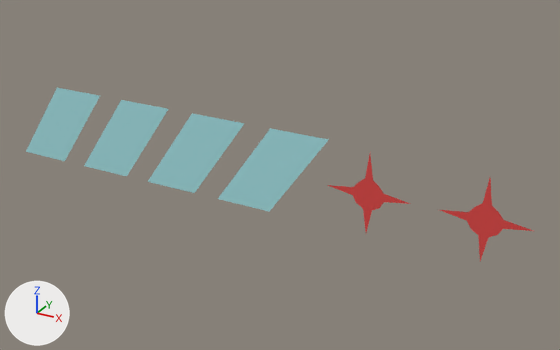
What one commit did to the glTF model muscleduel/hud.glb.
The view is the same before and after, from a 50 mm lens placed at (0.033, 3.659, -0.43), pointed at (-0.726, 5.039, -1.12). Every picture has the same lights, and +X, +Y and +Z are marked at lower left.

The older version as bpy lines, for what is in view:
```python
mat_material_001 = principled_material('Material.001')
mat_material_001.base_color = (0.391, 0.769, 0.8)  # cyan #a8e3e7
me_cube_001 = bpy.data.meshes.new('Cube.001')
me_cube_001.from_pydata(...)  # 25 vertices, 32 faces; spans x -0.594..-0.408, y 5.0, z -1.193..-1.007
me_cube_001.materials.append(mat_material)  # red #e74745
me_plane = bpy.data.meshes.new('Plane')
me_plane.from_pydata([(-1.191, 5.0, -0.998), (-1.328, 5.0, -0.998), (-1.331, 5.0, -1.195), (-1.468, 5.0, -1.195)], [], [(0, 1, 3), (0, 3, 2)])
me_plane.materials.append(mat_material_001)  # cyan #a8e3e7
me_plane_004 = bpy.data.meshes.new('Plane.004')
me_plane_004.from_pydata([(-0.991, 5.0, -0.998), (-1.128, 5.0, -0.998), (-1.131, 5.0, -1.195), (-1.268, 5.0, -1.195)], [], [(0, 1, 3), (0, 3, 2)])
me_plane_004.materials.append(mat_material_001)  # cyan #a8e3e7
me_plane_005 = bpy.data.meshes.new('Plane.005')
me_plane_005.from_pydata([(-0.791, 5.0, -0.998), (-0.928, 5.0, -0.998), (-0.931, 5.0, -1.195), (-1.068, 5.0, -1.195)], [], [(0, 1, 3), (0, 3, 2)])
me_plane_005.materials.append(mat_material_001)  # cyan #a8e3e7
me_plane_006 = bpy.data.meshes.new('Plane.006')
me_plane_006.from_pydata([(-0.591, 5.0, -0.998), (-0.728, 5.0, -0.998), (-0.731, 5.0, -1.195), (-0.868, 5.0, -1.195)], [], [(0, 1, 3), (0, 3, 2)])
me_plane_006.materials.append(mat_material_001)  # cyan #a8e3e7
ob_ap1 = bpy.data.objects.new('ap1', me_cube_001)
ob_ap1.location = (0.0, 0.0, 0.0)
ob_hp1 = bpy.data.objects.new('hp1', me_plane)
ob_hp1.location = (0.0, 0.0, 0.0)
ob_hp2 = bpy.data.objects.new('hp2', me_plane_004)
ob_hp2.location = (0.0, 0.0, 0.0)
ob_hp3 = bpy.data.objects.new('hp3', me_plane_005)
ob_hp3.location = (0.0, 0.0, 0.0)
ob_hp4 = bpy.data.objects.new('hp4', me_plane_006)
ob_hp4.location = (0.0, 0.0, 0.0)
# also in view: 'ap2' at (-0.261, 5.0, -1.1)
```
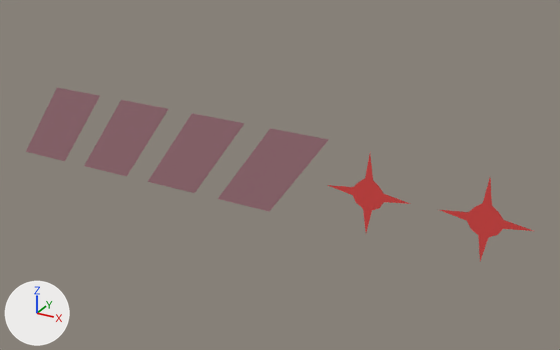
The newer file is also turned or shifted as a whole; pictures and numbers use the older file's frame.

What the commit changed:
Material 'Material.001' (mat_material_001) changes colour from cyan #a8e3e7 to brown #a5777f; in linear values from (0.391, 0.769, 0.8) to (0.375, 0.184, 0.214).

Changed parts and their boxes [x1, y1, x2, y2] in the pictures (560 x 350 px):
'hp4', recoloured (cyan to brown): [218, 128, 329, 212] in both
'hp3', recoloured (cyan to brown): [148, 113, 245, 193] in both
'hp2', recoloured (cyan to brown): [84, 100, 168, 176] in both
'hp1', recoloured (cyan to brown): [26, 88, 100, 161] in both
